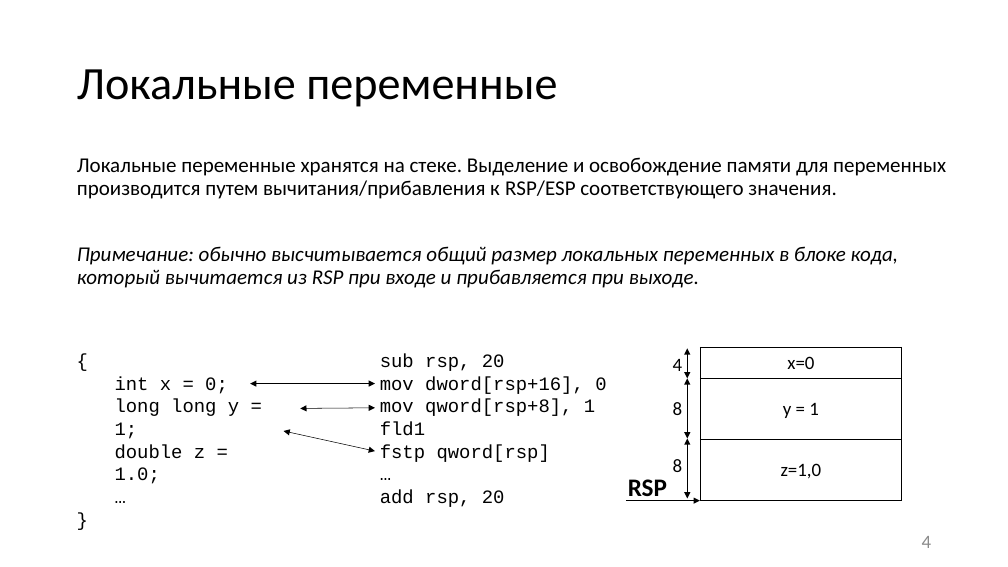
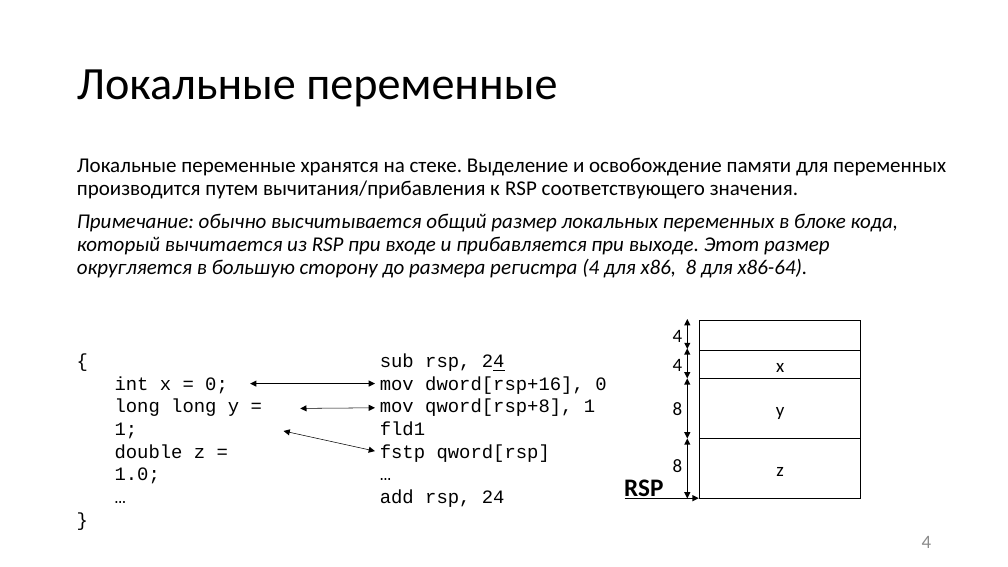
Before and after one commit to itsecd/low-level-programming, a slide deck: slide 4 of Lectures/3.Calling_conventions/Lecture3.pptx. Drawn at 1008x567 pixels with LibreOffice and Linux fonts; fonts in the diff are those of the drawing. Boxes give left, top, right and bottom in pixels: in the first picture for what was removed or moved away, otherwise in the second. Text is boxed around its words. In the diff, an @@ line names an element or a change of style, - is before the commit and + after.

```diff
--- a/Lectures/3.Calling_conventions/Lecture3.pptx
+++ b/Lectures/3.Calling_conventions/Lecture3.pptx
@@ text at bbox=[77, 157, 946, 278]: text changed; italic on @@
-Локальные переменные хранятся на стеке. Выделение и освобождение памяти для переменных производится путем вычитания/прибавления к RSP/ESP соответствующего значения.
-Примечание: обычно высчитывается общий размер локальных переменных в блоке кода, который вычитается из RSP при входе и прибавляется при выходе.
+Локальные переменные хранятся на стеке. Выделение и освобождение памяти для переменных производится путем вычитания/прибавления к RSP соответствующего значения.
+Примечание: обычно высчитывается общий размер локальных переменных в блоке кода, который вычитается из RSP при входе и прибавляется при выходе. Этот размер округляется в большую сторону до размера регистра (4 для х86, 8 для х86-64).
@@ double arrow added from (687, 319) to (687, 349), #000000 0.5 pt @@
@@ rectangle added at bbox=[699, 321, 861, 350], fill #FFFFFF, outline #000000 1 pt @@
@@ text at bbox=[380, 354, 505, 371]: text changed @@
-sub rsp, 20
+sub rsp, 24
@@ text added at bbox=[673, 330, 683, 342], 18 pt, text #000000 @@
+4
@@ rectangle added at bbox=[699, 350, 861, 380], fill #FFFFFF, outline #000000 1 pt, 18 pt, text #000000 @@
+x
@@ table removed at bbox=[700, 347, 901, 501], 3 rows, 1 columns @@
-x=0
-y = 1
-z=1,0
@@ rectangle added at bbox=[699, 379, 861, 439], fill #FFFFFF, outline #000000 1 pt, 18 pt, text #000000 @@
+y
@@ rectangle added at bbox=[699, 439, 861, 498], fill #FFFFFF, outline #000000 1 pt, 18 pt, text #000000 @@
+z
@@ text "RSP": place and size @@
-text "RSP" at bbox=[628, 479, 667, 501]
+text "RSP" at bbox=[624, 479, 663, 499]
@@ text at bbox=[380, 490, 505, 507]: text changed @@
-add rsp, 20
+add rsp, 24
```
Also in this commit, not shown: 17 other slides changed, 1 slide added, 9 other files.
